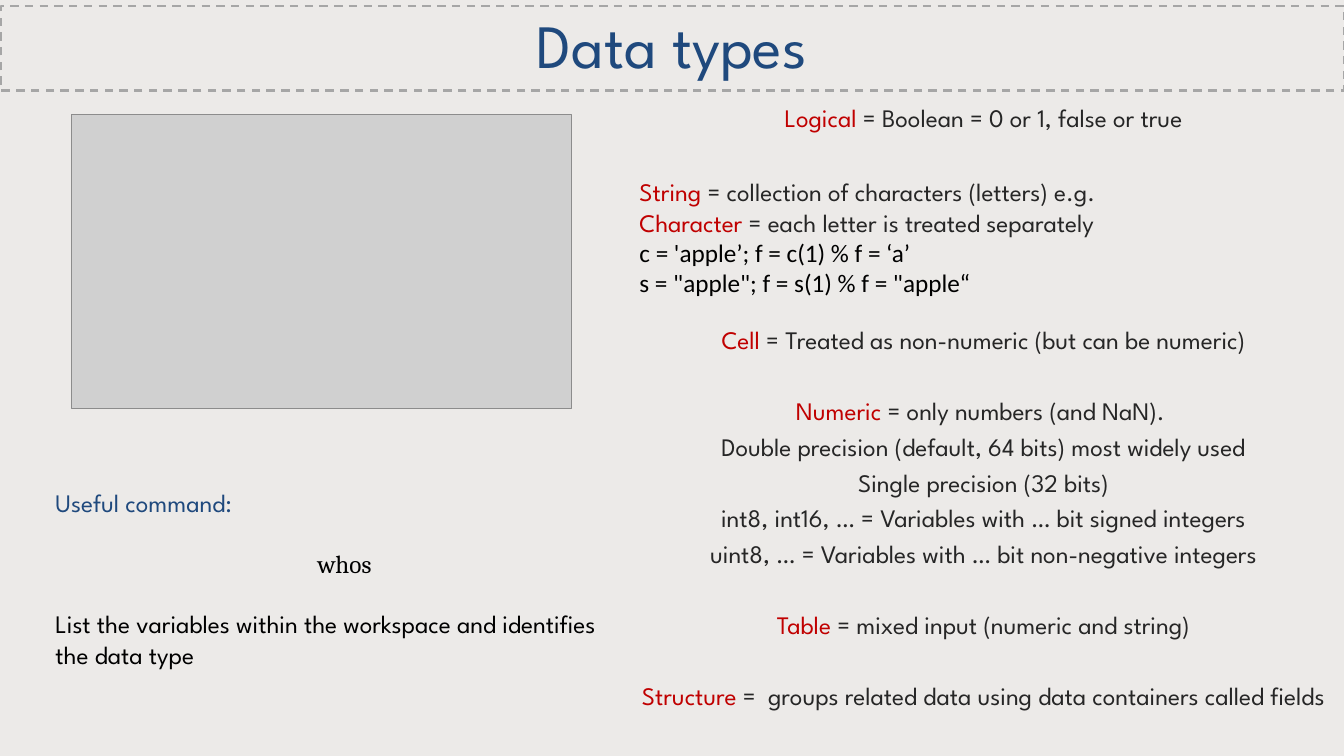
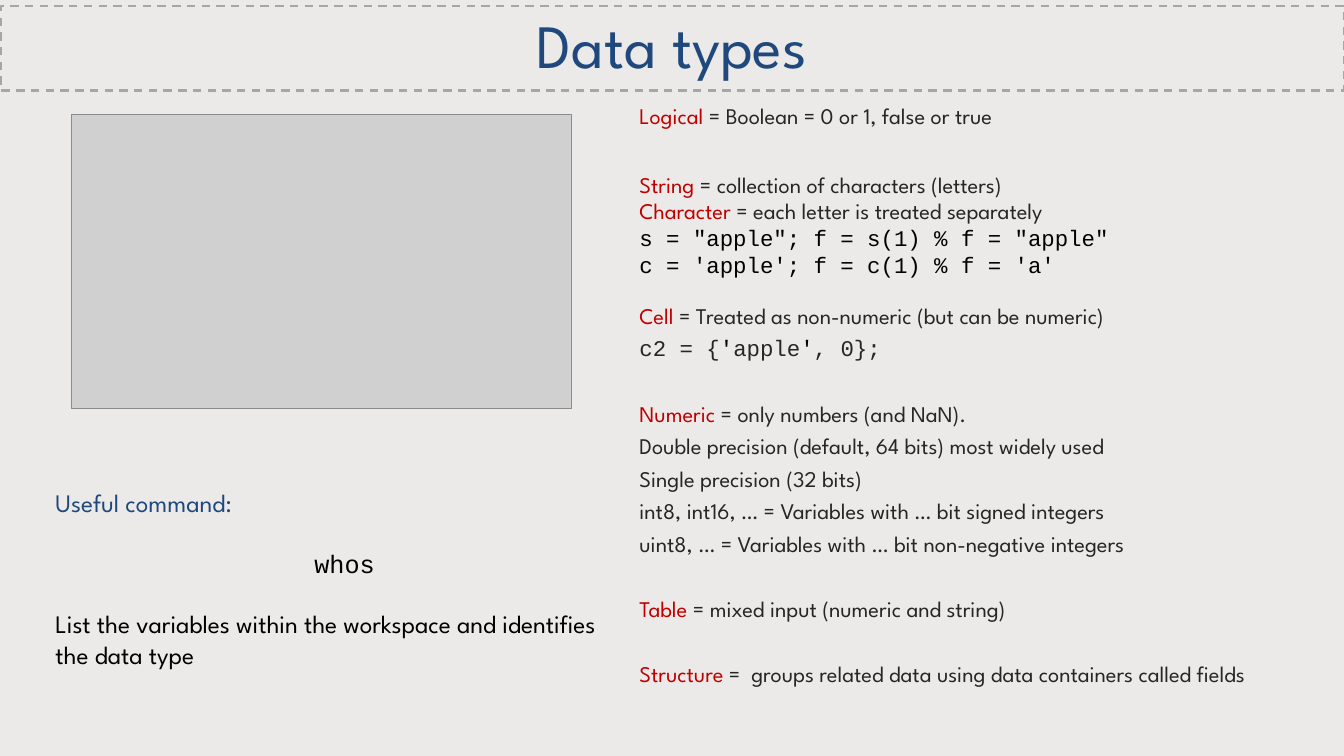
Before and after one commit to CatchmentSci/GEO8026, a slide deck: slide 15 of Block 01/slides/GEO8026_202122_Lecture1.pptx (slide 13 before the commit). Drawn at 1344x756 pixels with LibreOffice and Linux fonts; fonts in the diff are those of the drawing; grey boxes stand for pictures. Boxes give left, top, right and bottom in pixels: in the first picture for what was removed or moved away, otherwise in the second. Text is boxed around its words. In the diff, an @@ line names an element or a change of style, - is before the commit and + after.

```diff
--- a/Block 01/slides/GEO8026_202122_Lecture1.pptx
+++ b/Block 01/slides/GEO8026_202122_Lecture1.pptx
@@ text at [639,108,1245,687]: size 18 to 16 pt in "Logical = Boolean = 0 or 1, ...", "Character = each letter is treated separately", "Cell = Treated as non-numeric (but can ...", "Numeric = only numbers (and NaN)." and 6 more places; alignment centre to left @@
@@ text at [639,177,1001,198]: text changed; size 18 to 16 pt @@
-String = collection of characters (letters) e.g.
+String = collection of characters (letters)
@@ text at [639,230,1109,278]: text changed; size 18 to 16 pt; font Calibri to Courier New @@
-c = 'apple’; f = c(1) % f = ‘a’
-s = "apple"; f = s(1) % f = "apple“
+s = "apple"; f = s(1) % f = "apple"
+c = 'apple'; f = c(1) % f = 'a'
@@ text at [639,340,881,361]: paragraph added @@
+c2 = {'apple', 0};
@@ text at [314,554,374,574]: font Cambria to Courier New in "whos" @@
```
Also in this commit, not shown: 4 other slides changed, 5 slides added, 1 slide removed, 3 other files.
